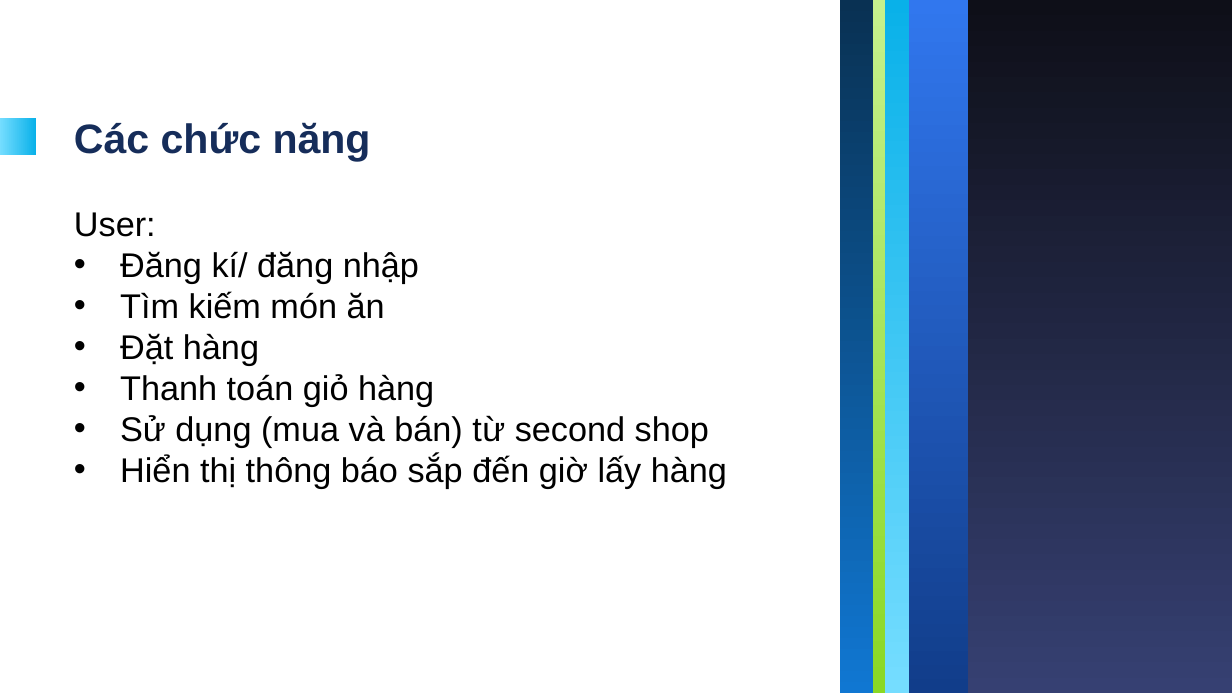
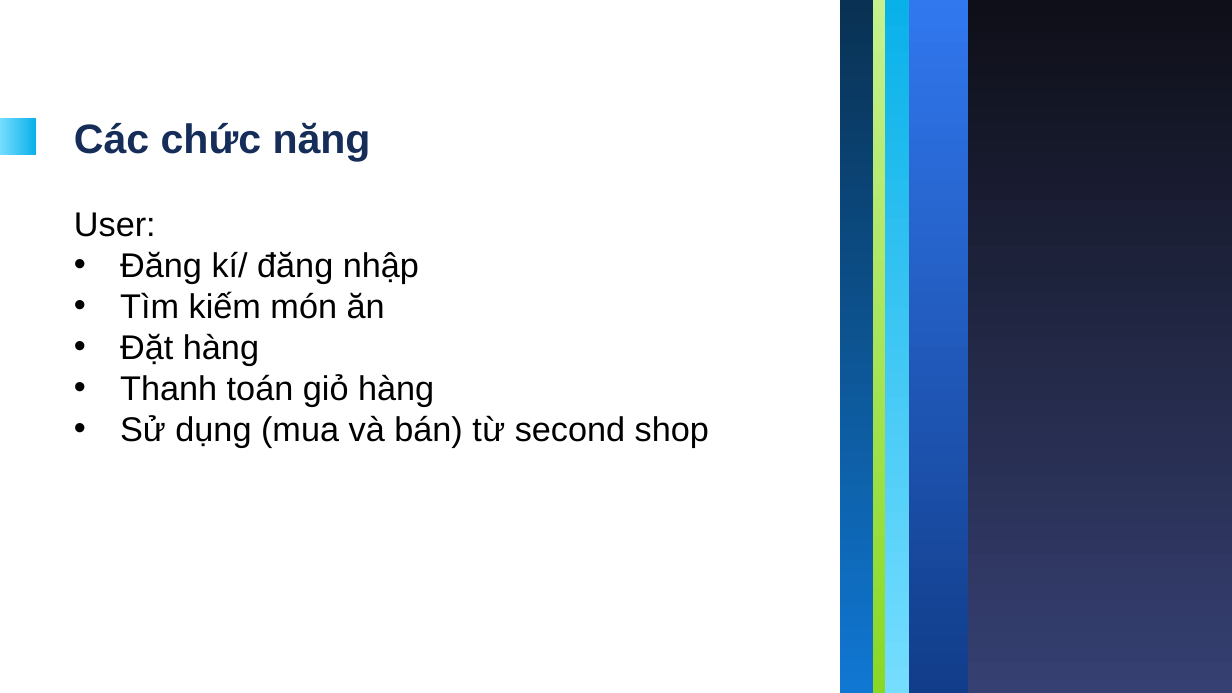
Before and after one commit to happy-lunch/Happy_Lunch, a slide deck: slide 10 of N65-HappyLunch.pptx. Drawn at 1232x693 pixels with LibreOffice and Linux fonts; fonts in the diff are those of the drawing. Boxes give left, top, right and bottom in pixels: in the first picture for what was removed or moved away, otherwise in the second. Text is boxed around its words. In the diff, an @@ line names an element or a change of style, - is before the commit and + after.

```diff
--- a/N65-HappyLunch.pptx
+++ b/N65-HappyLunch.pptx
@@ text at [120,455,727,489]: paragraph removed @@
-• Hiển thị thông báo sắp đến giờ lấy hàng
```
Also in this commit, not shown: 3 other slides changed, 30 other files.
